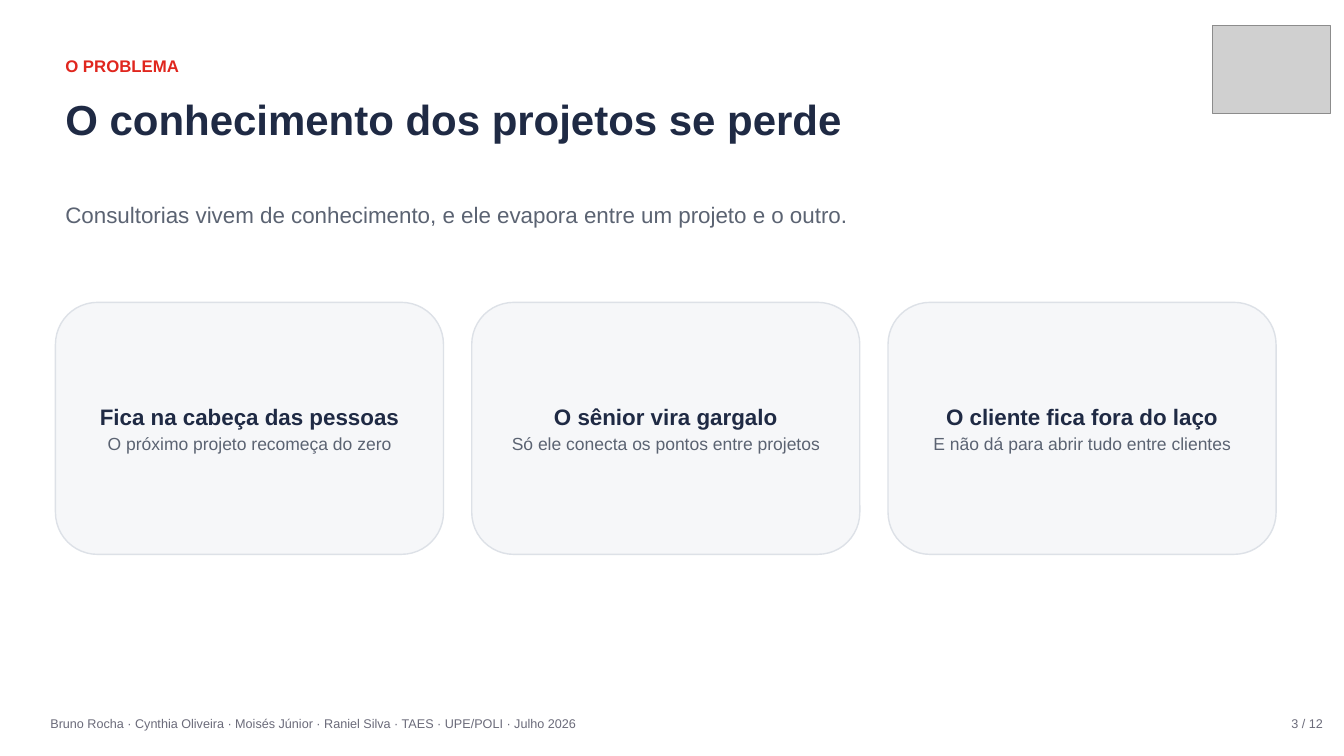
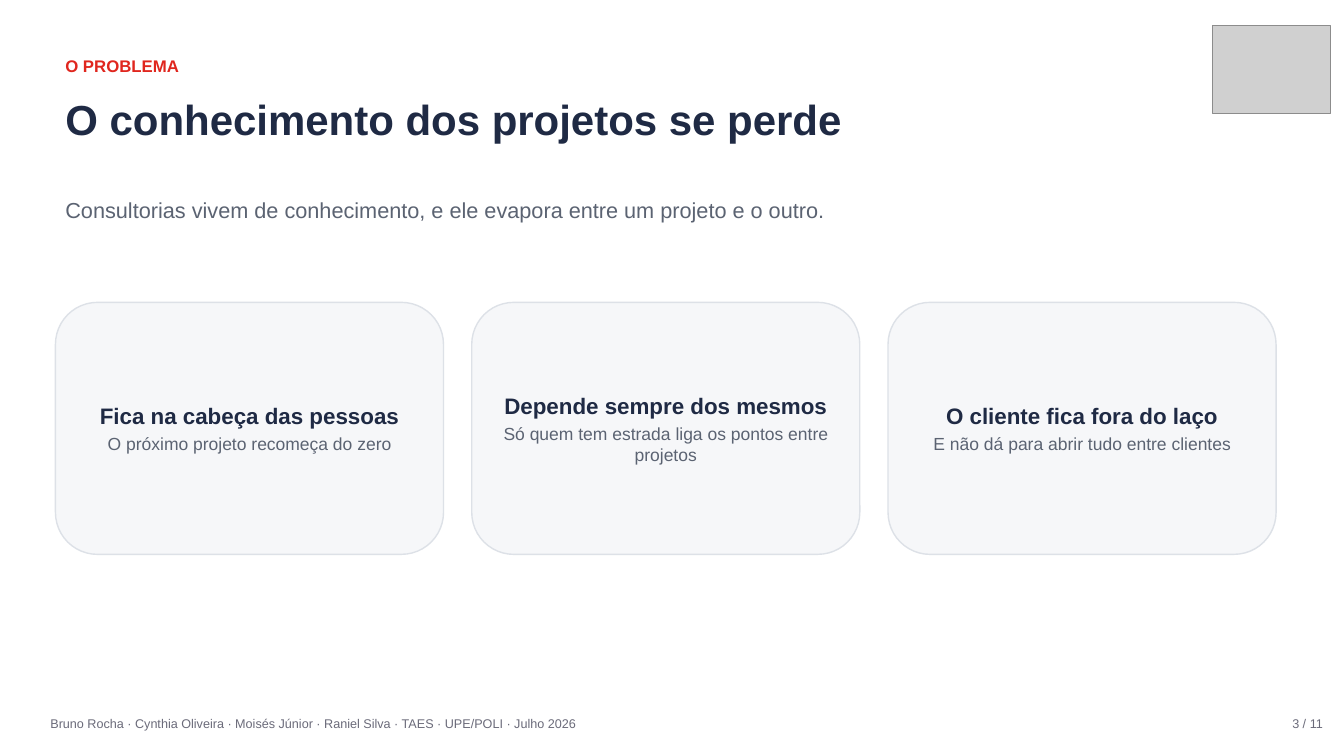
Before and after one commit to raniel90/obione, a slide deck: slide 3 of atividades/apresentacoes/ObiOne_Apresentacao_Final.pptx. Drawn at 1344x756 pixels with LibreOffice and Linux fonts; fonts in the diff are those of the drawing; grey boxes stand for pictures. Boxes give left, top, right and bottom in pixels: in the first picture for what was removed or moved away, otherwise in the second. Text is boxed around its words. In the diff, an @@ line names an element or a change of style, - is before the commit and + after.

```diff
--- a/atividades/apresentacoes/ObiOne_Apresentacao_Final.pptx
+++ b/atividades/apresentacoes/ObiOne_Apresentacao_Final.pptx
@@ text "Consultorias vivem de conhecimento, e ..." at [65,202,824,223]: size 16 to 15.5 pt @@
@@ text in rounded rectangle at [504,397,828,465]: text changed @@
-O sênior vira gargalo
-Só ele conecta os pontos entre projetos
+Depende sempre dos mesmos
+Só quem tem estrada liga os pontos entre projetos
@@ text at [1292,719,1323,728]: text changed @@
-3 / 12
+3 / 11
```
Also in this commit, not shown: 7 other slides changed, 1 slide added, 2 slides removed, 1 other file.
